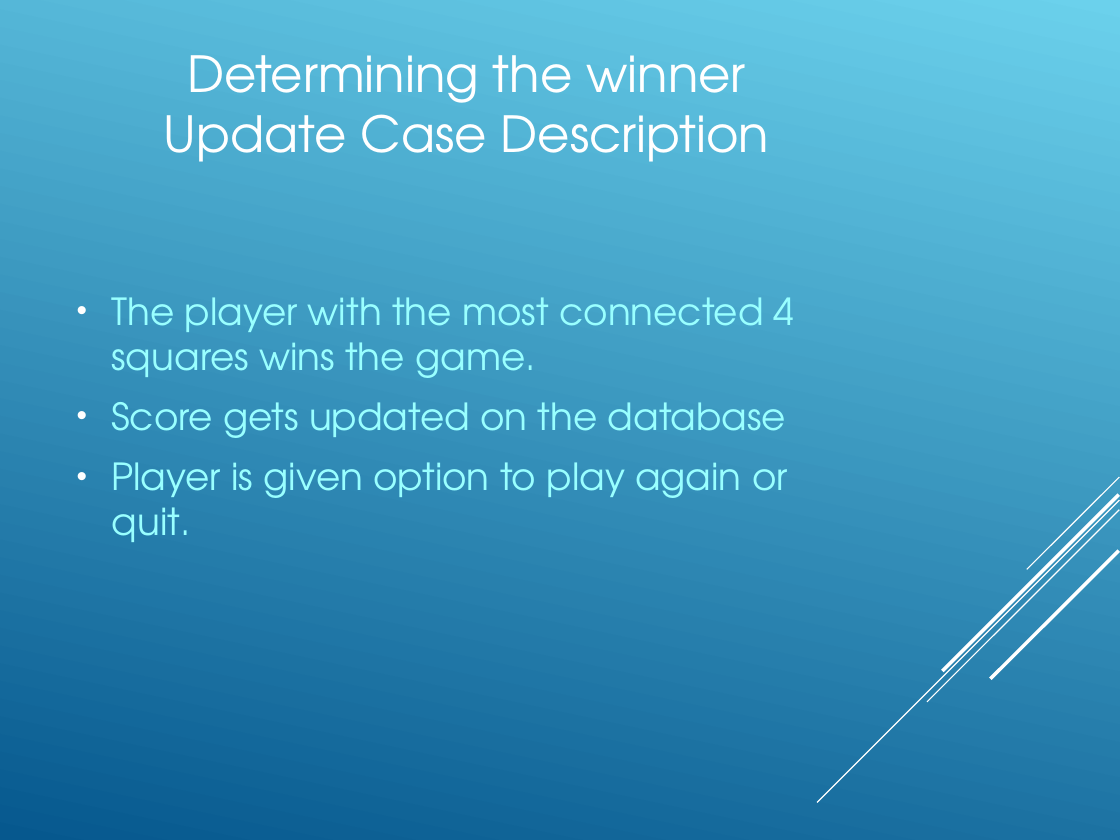
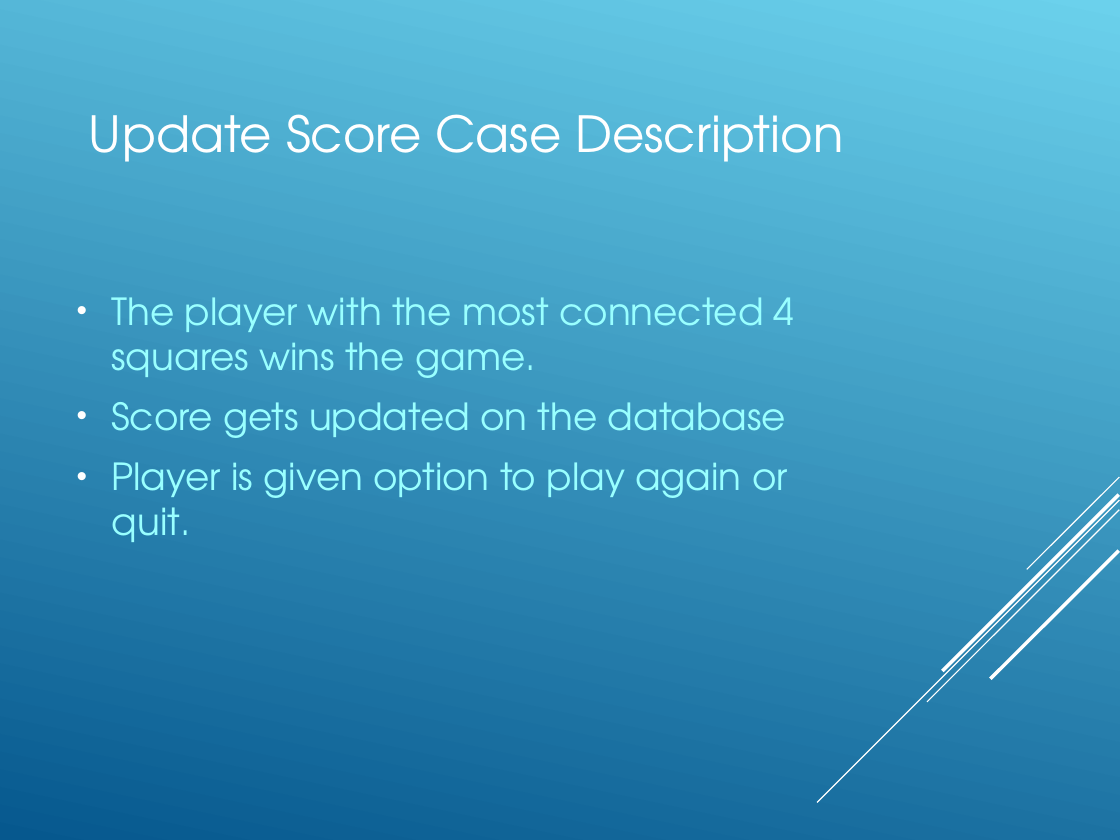
Before and after one commit to Amatarasu/A-Team, a slide deck: slide 28 of Power.Point.Presentation-bk.ppt (slide 18 before the commit). Drawn at 1120x840 pixels with LibreOffice and Linux fonts; fonts in the diff are those of the drawing. Boxes give left, top, right and bottom in pixels: in the first picture for what was removed or moved away, otherwise in the second. Text is boxed around its words. In the diff, an @@ line names an element or a change of style, - is before the commit and + after.

```diff
--- a/Power.Point.Presentation-bk.ppt
+++ b/Power.Point.Presentation-bk.ppt
@@ title at [89,114,843,162]: text changed @@
-Determining the winner
-Update Case Description
+Update Score Case Description
```
Also in this commit, not shown: 3 other slides changed, 9 slides added, 2 slides removed.
